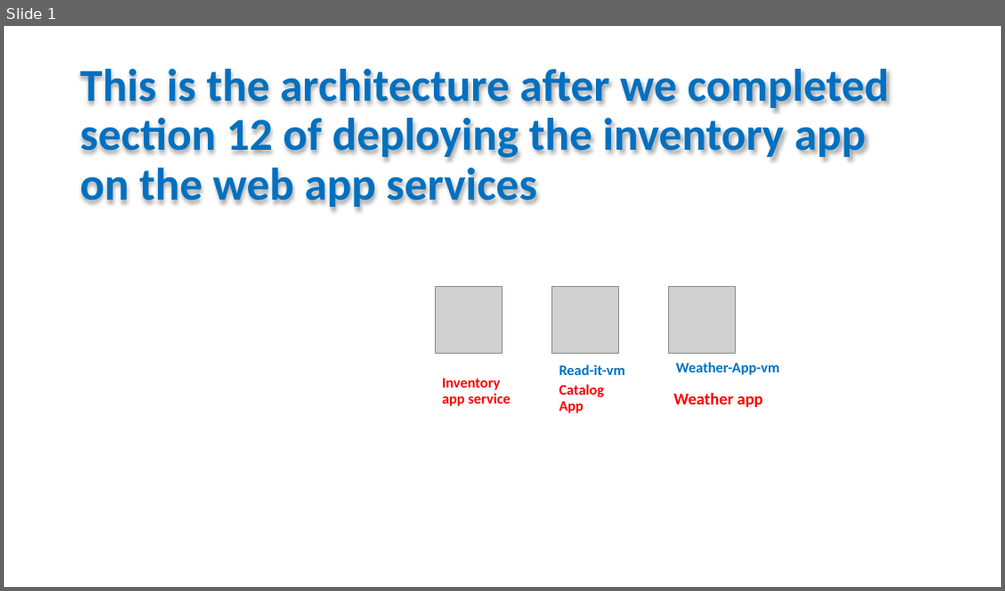
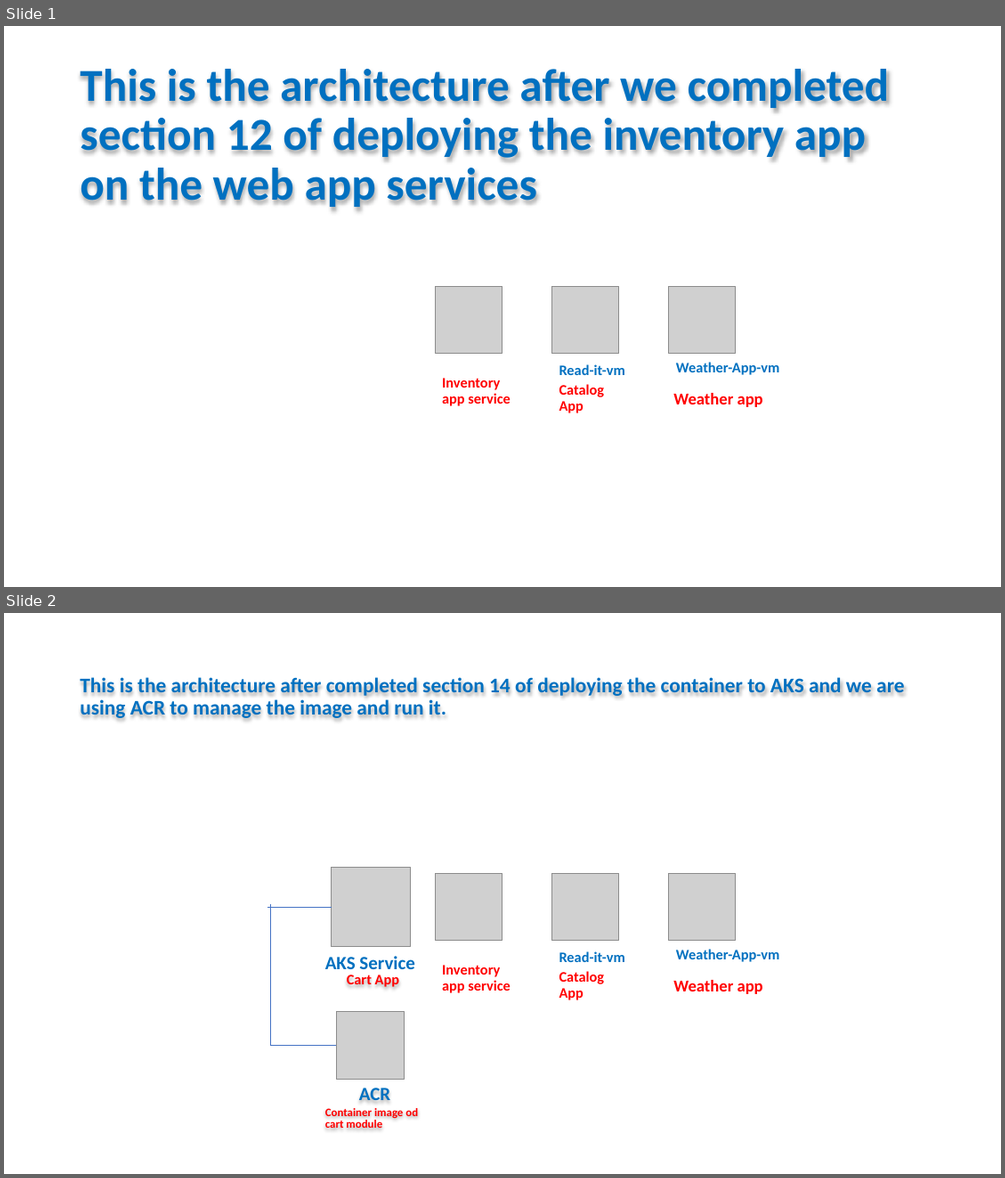
Before and after one commit to AbhinavDeodhar/Azure, a slide deck: Architecture file azure.pptx. Shown one above the other, each under a label of ours: slide 1 before the commit, slides 1 and 2 after it. The pictures are 1005x591 and 1005x1178 pixels, drawn with LibreOffice and Linux fonts; fonts in the diff are those of the drawing; grey boxes stand for pictures. Boxes give left, top, right and bottom in pixels: in the first picture for what was removed or moved away, otherwise in the second. Text is boxed around its words. In the diff, an @@ line names an element or a change of style, - is before the commit and + after.

Commit message:
updated the architecture

```diff
--- a/Architecture file azure.pptx
+++ b/Architecture file azure.pptx
@@ slide 2 added at [4, 613, 1001, 1174], background #FFFFFF @@
@@ title added at [80, 677, 904, 718], 20 pt, text #0070C0, bold @@
+This is the architecture after completed section 14 of deploying the container to AKS and we are using ACR to manage the image and run it.
@@ picture added at [332, 868, 411, 947] @@
@@ picture added at [436, 873, 502, 941] @@
@@ picture added at [551, 873, 619, 941] @@
@@ picture added at [669, 873, 736, 941] @@
@@ elbow line added from (270, 904) to (336, 1046), #4472C4 0.5 pt @@
@@ line added from (332, 907) to (268, 907), #4472C4 0.5 pt @@
@@ text added at [325, 956, 414, 969], 18 pt, text #0070C0, bold @@
+AKS Service
@@ text added at [559, 951, 625, 962], 14 pt, text #0070C0, bold @@
+Read-it-vm
@@ text added at [676, 949, 779, 962], 14 pt, text #0070C0, bold @@
+Weather-App-vm
@@ text added at [347, 974, 399, 987], 14 pt, text #FF0000, bold @@
+Cart App
@@ text added at [442, 965, 510, 993], 14 pt, text #FF0000, bold @@
+Inventory app service
@@ text added at [559, 971, 605, 1000], 14 pt, text #FF0000, bold @@
+Catalog App
@@ text added at [673, 980, 763, 994], 16 pt, text #FF0000, bold @@
+Weather app
@@ picture added at [336, 1012, 404, 1079] @@
@@ text added at [359, 1087, 390, 1100], 18 pt, text #0070C0, bold @@
+ACR
@@ text added at [325, 1108, 418, 1127], 11 pt, text #FF0000, bold @@
+Container image od cart module
```
